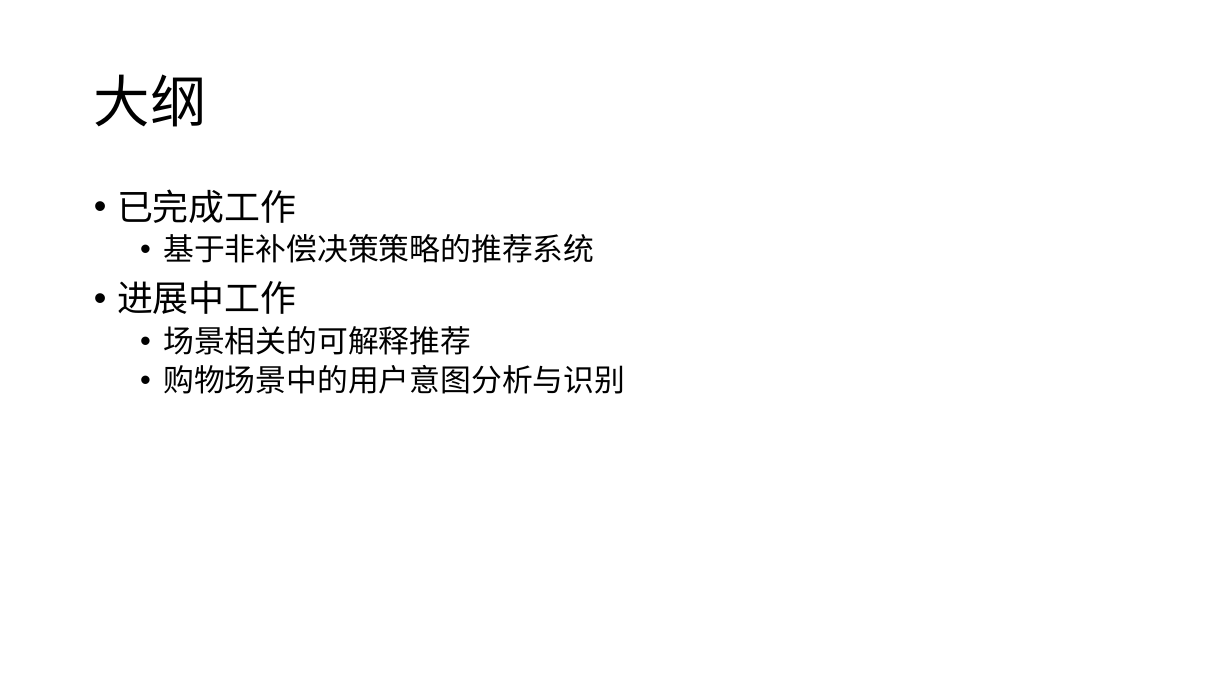
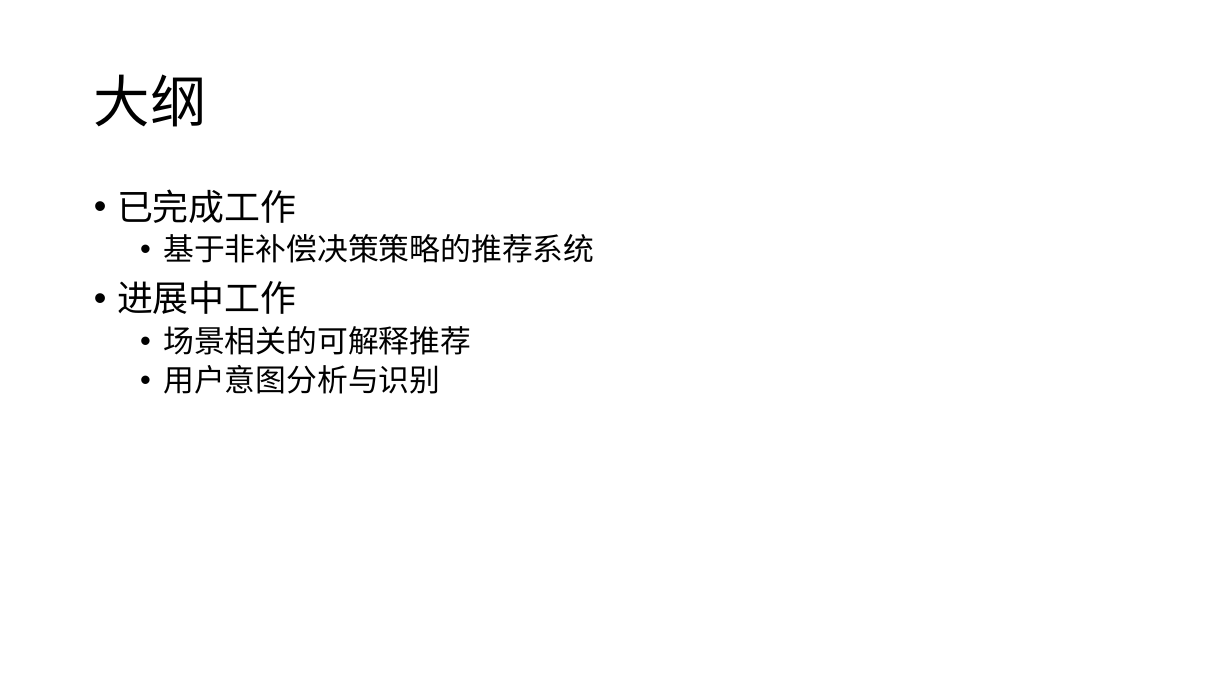
Before and after one commit to cheyennelin/Ali, a slide deck: slide 2 of 8月总结.pptx. Drawn at 1232x693 pixels with LibreOffice and Linux fonts; fonts in the diff are those of the drawing. Boxes give left, top, right and bottom in pixels: in the first picture for what was removed or moved away, otherwise in the second. Text is boxed around its words. In the diff, an @@ line names an element or a change of style, - is before the commit and + after.

Commit message:
9-07

```diff
--- a/8月总结.pptx
+++ b/8月总结.pptx
@@ text at <box>163,365,440,394</box>: text changed @@
-  • 购物场景中的用户意图分析与识别
+  • 用户意图分析与识别
```
Also in this commit, not shown: 3 slides added.
